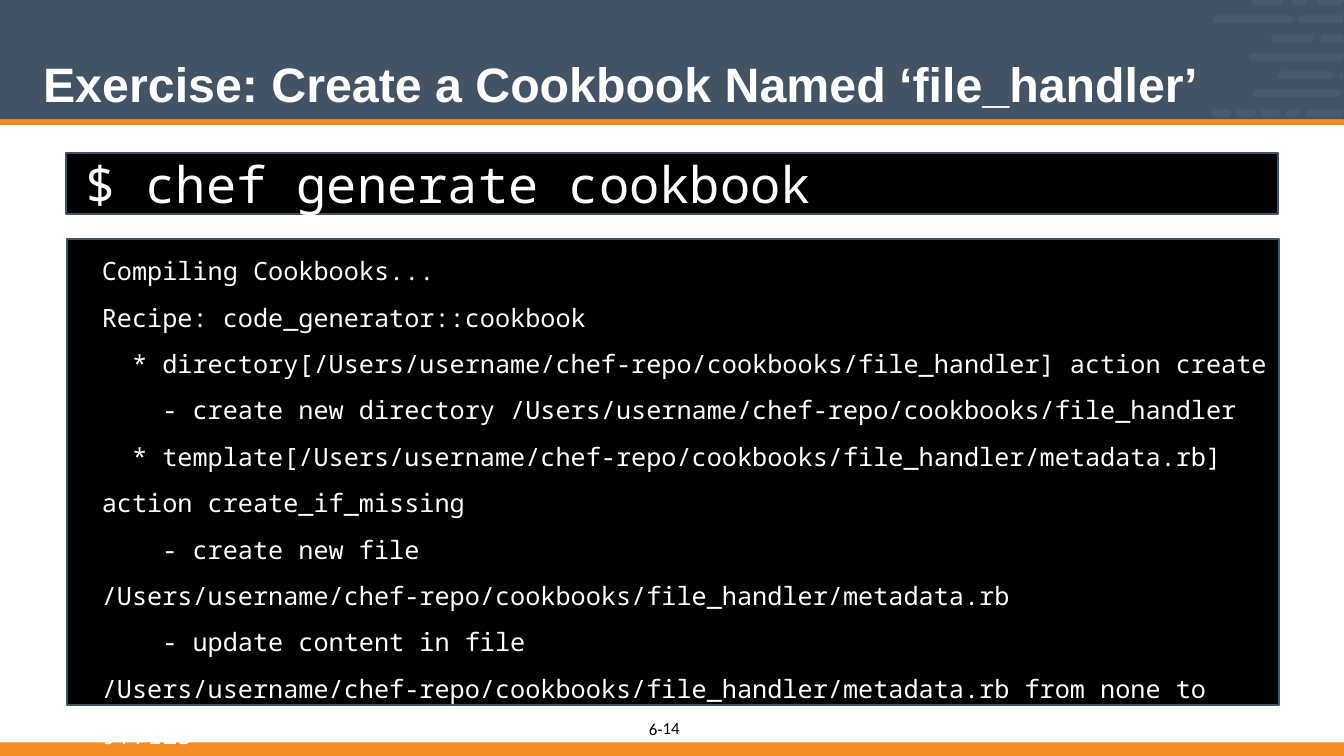
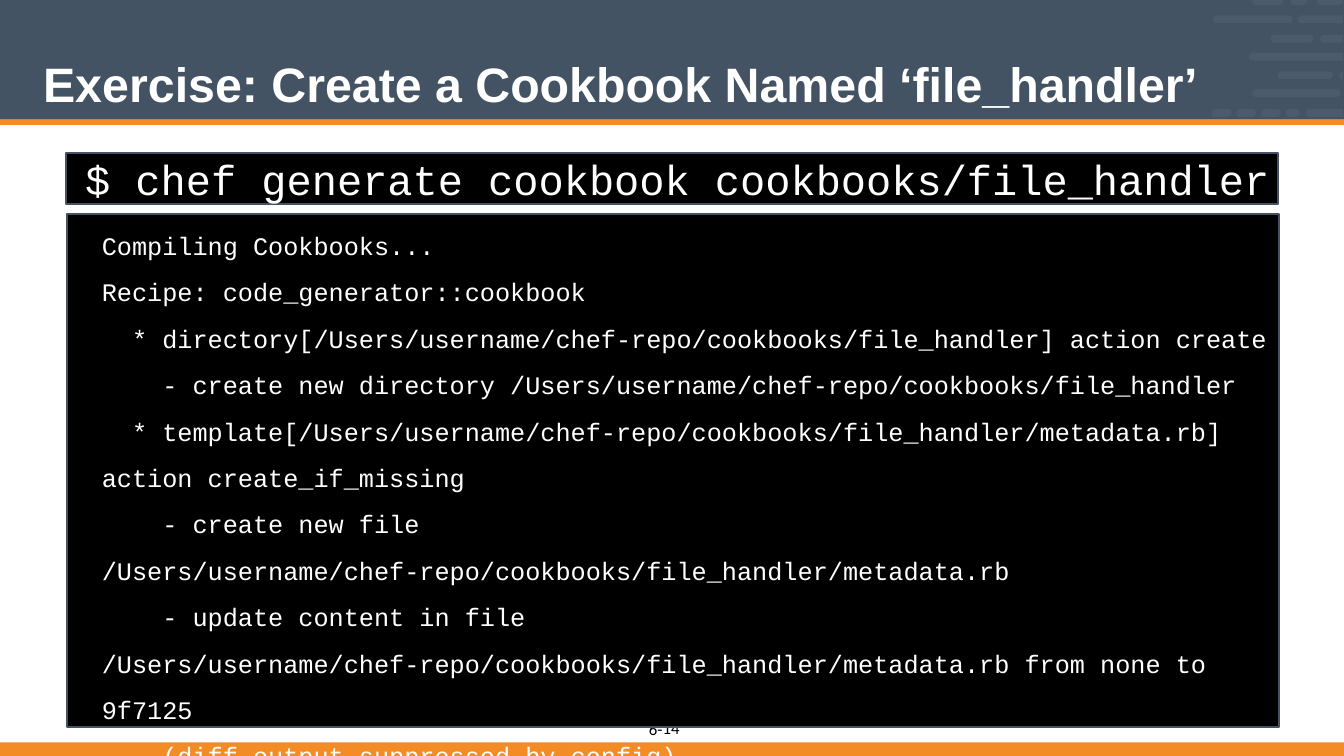
Before and after one commit to vinyar/chef-intermediate, a slide deck: slide 14 of 06-implementing_chef_handlers-file_handler.pptx. Drawn at 1344x756 pixels with LibreOffice and Linux fonts; fonts in the diff are those of the drawing. Boxes give left, top, right and bottom in pixels: in the first picture for what was removed or moved away, otherwise in the second. Text is boxed around its words. In the diff, an @@ line names an element or a change of style, - is before the commit and + after.

```diff
--- a/06-implementing_chef_handlers-file_handler.pptx
+++ b/06-implementing_chef_handlers-file_handler.pptx
@@ rectangle "$ chef generate cookbook cookbooks/file_handler": place and size @@
-rectangle "$ chef generate cookbook cookbooks/file_handler" at bbox=[67, 153, 1278, 215]
+rectangle "$ chef generate cookbook cookbooks/file_handler" at bbox=[67, 153, 1278, 204]
@@ rectangle "$ chef generate cookbook cookbooks/file_handler" at bbox=[67, 153, 1278, 204]: size 48 to 40 pt, font Noto Sans Mono to Courier New @@
@@ rectangle "Compiling Cookbooks...": place and size @@
-rectangle "Compiling Cookbooks..." at bbox=[67, 240, 1279, 705]
+rectangle "Compiling Cookbooks..." at bbox=[67, 214, 1279, 726]
@@ rectangle "Compiling Cookbooks..." at bbox=[67, 214, 1279, 726]: font Noto Sans Mono to Courier New @@
```
Also in this commit, not shown: 4 other slides changed.
